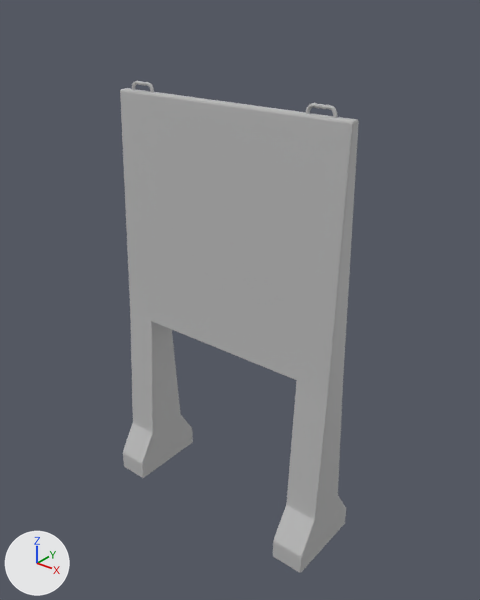
The glTF model public/models/roll_barrier.glb: old version first, new version second.
Both versions are drawn from a camera (50 mm lens) standing at (1.86, -2.22, 2.6) and looking at (0.05, 0.04, 1.2). The axes (+X, +Y, +Z) are drawn at lower left. The lights are the same throughout. Vertices at the same position are counted once.

Names of what the first picture shows: 'wall2'.
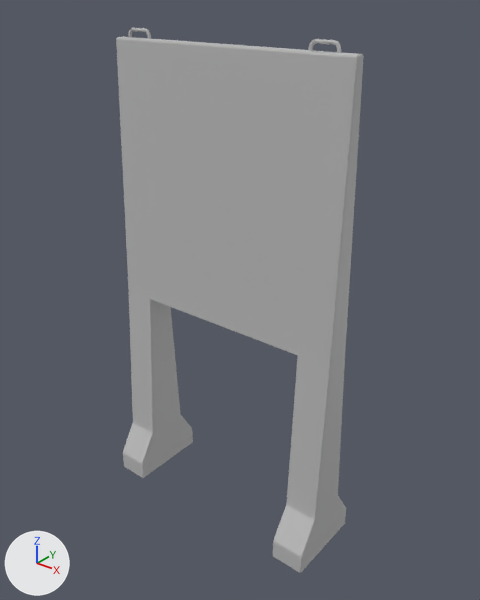
Commit message: barrier glb v1.4

What the commit changed:
me_mesh_001 is used by ob_wall2; location (0.0, 0.0, 0.0); scale (0.01, 0.01, 0.01).
me_mesh_001 had 446 vertices, 880 faces and spanned x -63.0..63.0, y -21.0..21.0, z 0.0..217.0.
me_mesh_001 now has 446 vertices, 880 faces and spans x -63.0..63.0, y -21.0..21.0, z 0.0..240.0.
me_mesh_001 part 1: the loose piece of 135 vertices spanning x -57.0..-43.0, y 0.0..1.0, z 213.0..217.0 is moved by (0.0, 0.0, 23.0).
me_mesh_001 part 2: the loose piece of 135 vertices spanning x 41.0..55.0, y 0.0..1.0, z 213.0..217.0 is moved by (0.0, 0.0, 23.0).
me_mesh_001 part 3: 20 of the vertices in x -63.0..-46.0, y -2.0..3.0, z 212.0..213.0 are scaled about their middle by (1, 1, 1.09), then moved by (0.0, 0.0, 18.0).
me_mesh_001 part 4: 20 of the vertices in x 46.0..63.0, y -2.0..3.0, z 212.0..213.0 are scaled about their middle by (1, 1, 1.09), then moved by (0.0, 0.0, 18.0).
me_mesh_001 part 5: 8 of the vertices in x -63.0..-46.0, y -7.0..7.0, z 96.0 are scaled about their middle by (1, 1, 1.09), then moved by (0.0, 0.0, 18.0).
me_mesh_001 part 6: 8 of the vertices in x 46.0..63.0, y -6.0..7.0, z 96.0 are scaled about their middle by (1, 1, 1.09), then moved by (0.0, 0.0, 18.0).
Object 'wall2' (ob_wall2) is rescaled from (0.01, 0.01, 0.01) to (0.01, 0.01, 0.00999).

Where the change shows, as pixel boxes [x1, y1, x2, y2] in the pictures (480 x 600 px; the box of a moved part takes in the faces that stretch with it):
'wall2', reshaped, rescaled (11% taller): before [120, 81, 359, 573]; after [116, 27, 364, 573]
part 1 of me_mesh_001, moved or reshaped: before [132, 81, 154, 93]; after [128, 27, 151, 39]
part 2 of me_mesh_001, moved or reshaped: before [306, 103, 337, 118]; after [308, 39, 341, 53]
part 3 of me_mesh_001, moved or reshaped: before [120, 88, 149, 95]; after [116, 36, 145, 41]
part 4 of me_mesh_001, moved or reshaped: before [144, 91, 359, 124]; after [141, 38, 364, 58]
part 5 of me_mesh_001, moved or reshaped: before [120, 91, 180, 431]; after [116, 39, 180, 431]
part 6 of me_mesh_001, moved or reshaped: before [144, 95, 359, 454]; after [141, 41, 364, 454]
